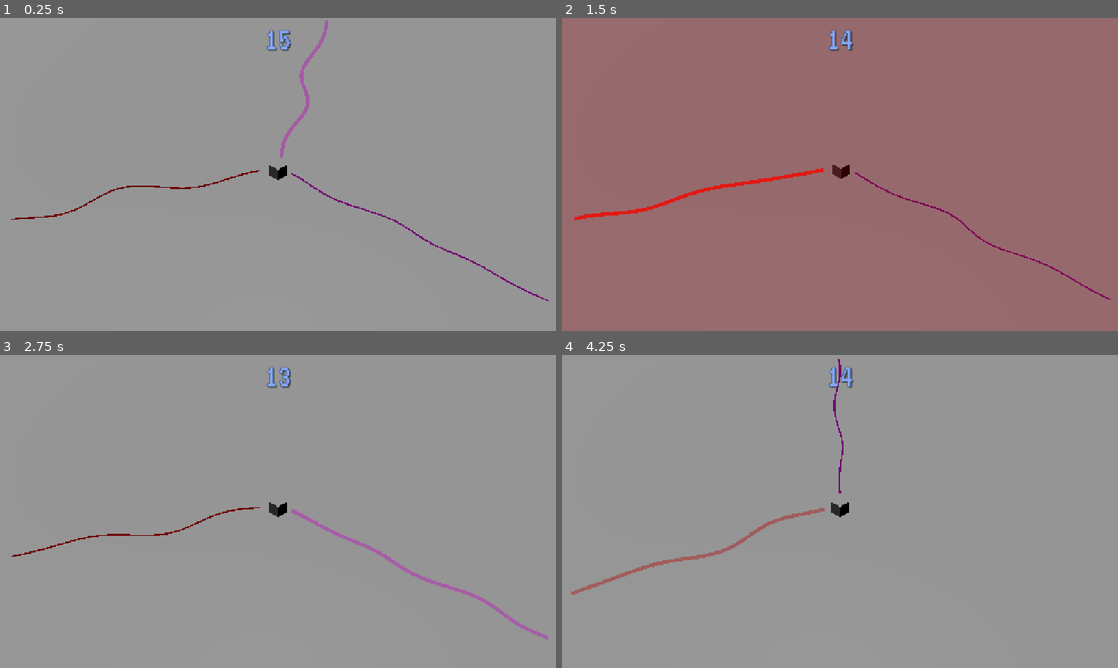
Above: before the commit, frames 1-4 (two rows, left to right).
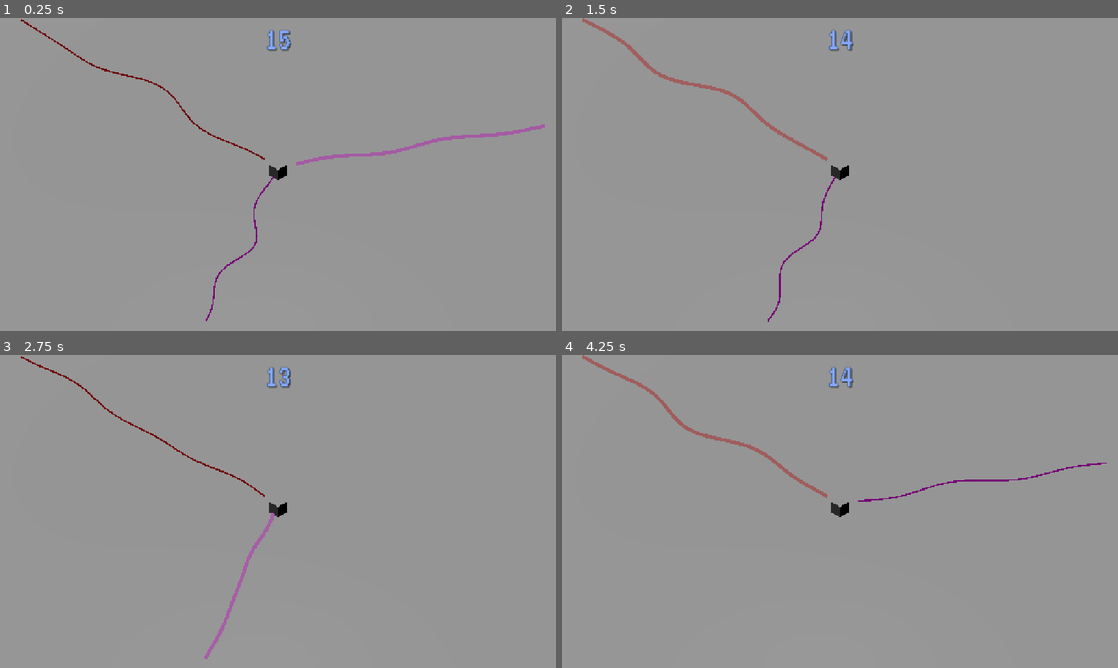
Above: after the commit, the same moments.

Repository: JeremyMarkWilcox/Tower-Defense
Game: Godot game, scene res://game/threads/test_thread/thread_test.tscn
Same seed, same stepped clock (60 frames per second), same inputs: the game is played once before the commit and once after it. This scene is started directly instead of the project's main scene. Sound files missing from this copy of the repository are replaced by a short silence.
Inputs (mouse positions are in pixels of both pictures, inside the frame that each line leads up to):
- Up to frame 1 (0.25 s): no input
- Up to frame 2 (1.5 s): tap Enter at 0.5 s; move the mouse to (962, 158) at 0.52 s; hold Right (ui_right) 0.53-1.28 s; hold Space (thread_cut) 0.53-1.28 s; click (962, 158) at 0.67 s; move the mouse to (728, 190) at 1.27 s; hold Down (ui_down) from 1.28 s (still down); tap E (thread_next) at 1.35 s; click (728, 190) at 1.42 s
- Up to frame 3 (2.75 s): move the mouse to (333, 442) at 2.02 s; release Down (ui_down) at 2.03 s; hold Right (ui_right) from 2.03 s (still down); hold Q (thread_prev) from 2.03 s (still down); click (333, 442) at 2.17 s
- Up to frame 4 (4.25 s): move the mouse to (812, 574) at 2.77 s; release Right (ui_right) at 2.78 s; release Q (thread_prev) at 2.78 s; hold Up (ui_up) 2.78-3.53 s; tap R at 2.85 s; click (812, 574) at 2.92 s; move the mouse to (1006, 558) at 3.52 s; hold Left (ui_left) from 3.53 s (still down); tap K at 3.6 s; click (1006, 558) at 3.67 s

The runs differ from the first frame. In frame 1, 1.7% of the frame differs, in the area x 2-99%, y 0-97%; in frame 2, 99%, in the area x 0-100%, y 0-100%; in frame 3, 1.4%; in frame 4, 1.5%.

Commit message:
Adding spinning threads

Diff:
--- a/game/data/enemies/unique_enemies/greater_demon.tscn
+++ b/game/data/enemies/unique_enemies/greater_demon.tscn
@@ -26,17 +26,8 @@
 transform = Transform3D(-1, 0, 8.742278e-08, 0, 1, 0, -8.742278e-08, 0, -1, 0, 0, 0)
 script = ExtResource("3_abdfr")
 
-[node name="demon" parent="FrogMesh" index="0" unique_id=1568694031]
-transform = Transform3D(1, 0, 0, 0, 0.9993324, 0, 0, 0, 1, 0, 5.2637663, 0)
-
-[node name="arms" parent="FrogMesh/demon/body/body2" parent_id_path=PackedInt32Array(281235633, 1520978104) index="1" unique_id=1007284898]
-transform = Transform3D(1, 0, 0, 0, 0.9968312, 0, 0, 0, 1, 0, -0.4538961, 0)
-
-[node name="head" parent="FrogMesh/demon/body/body2" parent_id_path=PackedInt32Array(281235633, 1520978104) index="2" unique_id=639893344]
-transform = Transform3D(1, 0, 0, 0, 1, 0, 0, 0, 1, 0, 0.13644478, 0)
-
-[node name="legs" parent="FrogMesh/demon/body" parent_id_path=PackedInt32Array(281235633, 423449298) index="1" unique_id=1550264928]
-transform = Transform3D(1, 0, 0, 0, 1.0436623, 0, 0, 0, 1, 0, -0.46020228, 0)
+[node name="AnimationPlayer" parent="FrogMesh" index="1" unique_id=1561867502]
+autoplay = &"animation"
 
 [node name="Hitbox" parent="." index="1" unique_id=1439913594]
 transform = Transform3D(1, 0, 0, 0, 1, 0, 0, 0, 1, 0, 0, -0.34316993)
--- a/game/data/threads/lulls/base_lull/lull_definition.gd
+++ b/game/data/threads/lulls/base_lull/lull_definition.gd
@@ -6,3 +6,6 @@
 @export var threads: Array[SignalThreadData] = []
 @export_range(1.0, 120.0, 0.5, "suffix:s") var duration := 15.0
 @export_range(0.0, 10.0, 0.1, "suffix:s") var cut_cooldown := 2.0
+## Degrees per second all threads rotate around the Stronghold. 0 = no spin (e.g. tutorial and boss lulls).
+## Negative spins the other way.
+@export_range(-90.0, 90.0, 1.0, "suffix:°/s") var spin_speed := 0.0
--- a/game/data/threads/lulls/lull_waves/wave_four.tres
+++ b/game/data/threads/lulls/lull_waves/wave_four.tres
@@ -8,5 +8,5 @@
 [resource]
 script = ExtResource("1_pqqrg")
 threads = Array[ExtResource("2_yjlte")]([ExtResource("3_2aj01"), ExtResource("3_2aj01"), ExtResource("4_yxjnl")])
-duration = 30.0
+duration = 20.0
 metadata/_custom_type_script = "uid://dtlm87vw6n02f"
--- a/game/data/threads/lulls/lull_waves/wave_three.tres
+++ b/game/data/threads/lulls/lull_waves/wave_three.tres
@@ -11,5 +11,5 @@
 [resource]
 script = ExtResource("1_imwin")
 threads = Array[ExtResource("2_7cju1")]([ExtResource("3_fm3ci"), ExtResource("4_yxm5r"), ExtResource("5_oa5wq"), ExtResource("6_6fmjm"), ExtResource("7_6og7x"), ExtResource("7_6og7x")])
-duration = 30.0
+spin_speed = 20.0
 metadata/_custom_type_script = "uid://dtlm87vw6n02f"
--- a/game/data/threads/lulls/lull_waves/wave_two.tres
+++ b/game/data/threads/lulls/lull_waves/wave_two.tres
@@ -11,4 +11,5 @@
 script = ExtResource("1_4dwjm")
 threads = Array[ExtResource("2_gkk86")]([ExtResource("3_sj65h"), ExtResource("4_w6d3p"), ExtResource("5_00ugq"), ExtResource("6_1hhtr")])
 duration = 12.0
+spin_speed = 12.0
 metadata/_custom_type_script = "uid://dtlm87vw6n02f"
--- a/game/data/threads/unique_threads/demons/greater_demon.tres
+++ b/game/data/threads/unique_threads/demons/greater_demon.tres
@@ -8,4 +8,6 @@
 enemy = ExtResource("1_b6pul")
 count = 1
 can_cut = false
+use_screen_angle = true
+screen_angle = -45.0
 metadata/_custom_type_script = "uid://dv1yo7v82leod"
--- a/game/data/towers/towers/towerdata.gd
+++ b/game/data/towers/towers/towerdata.gd
@@ -1,65 +1,83 @@
 class_name TowerData
 extends Resource
+## Stats and assets for every tower. Every socket builds a Cannon; the Cannon upgrades
+## into Fire or Ice level 1, which upgrades once more to level 2.
+## costData[type][level] is the price of reaching that tower (building or upgrading into it).
 
+const CANNON := 0
+const FIRE := 1
+const ICE := 2
+
+@export_group("Models")
 @export var basiclvl_1: PackedScene
 @export var firelvl_1: PackedScene
+@export var firelvl_2: PackedScene
 @export var icelvl_1: PackedScene
+@export var icelvl_2: PackedScene
 
+@export_group("Hit Effects")
 @export var standard_hit: PackedScene
 @export var fire_hit: PackedScene
 @export var ice_hit: PackedScene
 
+@export_group("Bullets")
 @export var cannon_bullet: PackedScene
 @export var fire_bullet: PackedScene
 @export var ice_bullet: PackedScene
 
+@export_group("Shot Effects")
 @export var standard_shoot: PackedScene
 
-
-var costData : Array[Array] = [
-	[10,20,30],
-	[20,40,80],
-	[20,40,80]
+# One row per type; one entry per level on that path.
+var costData: Array[Array] = [
+	[10],      # Cannon: build
+	[20, 40],  # Fire: Cannon -> Fire 1, Fire 1 -> Fire 2
+	[20, 40],  # Ice:  Cannon -> Ice 1,  Ice 1 -> Ice 2
 ]
 
-var damageData : Array[Array] = [
-	[4,8,12],
-	[2,4,6],
-	[8,16,32]
+var damageData: Array[Array] = [
+	[4],
+	[2, 4],
+	[8, 16],
 ]
 
-var fireRateData : Array[Array] = [
-	[.8,.7,.6],
-	[.6,.5,.4],
-	[1,1.2,1.4]
+## Seconds between shots (lower = faster).
+var fireRateData: Array[Array] = [
+	[0.8],
+	[0.6, 0.5],
+	[1.0, 1.2],
 ]
 
-var bulletSpeedData : Array[Array] = [
-	[20,40,60],
-	[20,40,60],
-	[20,40,60]
+var bulletSpeedData: Array[Array] = [
+	[20],
+	[20, 40],
+	[20, 40],
 ]
 
-# Use a function instead of a variable array so it evaluates live
+
+## The highest level index on a type's path (Cannon 0, Fire/Ice 1).
+func max_level(type: int) -> int:
+	return costData[type].size() - 1
+
+
 func get_mesh(type: int, level: int) -> PackedScene:
-	var matching_array := [
-		[basiclvl_1, basiclvl_1, basiclvl_1],
-		[firelvl_1, firelvl_1, firelvl_1],
-		[icelvl_1, icelvl_1, icelvl_1]
+	var meshes := [
+		[basiclvl_1],
+		[firelvl_1, firelvl_2],
+		[icelvl_1, icelvl_2],
 	]
-	return matching_array[type][level]
+	# Until a level 2 model exists, fall back to level 1 so the game still runs.
+	var mesh: PackedScene = meshes[type][level]
+	return mesh if mesh else meshes[type][0]
 
-func get_hit_particle(type: int, level: int) -> PackedScene:
-	var matching_array := [
-		[standard_hit, standard_hit, standard_hit],
-		[fire_hit, fire_hit, fire_hit],
-		[ice_hit, ice_hit, ice_hit]
-	]
-	return matching_array[type][level]
+
+func get_hit_particle(type: int, _level: int) -> PackedScene:
+	return [standard_hit, fire_hit, ice_hit][type]
+
 
 func get_shot_particle(_type: int, _level: int) -> PackedScene:
 	return standard_shoot  # one shared muzzle flash for now
 
 
 func get_bullet_mesh(type: int, _level: int) -> PackedScene:
-	return [cannon_bullet, fire_bullet, ice_bullet][type]  # same look at every level for now
+	return [cannon_bullet, fire_bullet, ice_bullet][type]
--- a/game/managers/hint_manager.gd
+++ b/game/managers/hint_manager.gd
@@ -20,6 +20,9 @@
 	if _has_boss(lull):
 		_show_once.call_deferred(&"boss", "Something is coming",
 				"Its thread [b]can't be cut[/b].\nClear the others while you can.")
+	elif lull.spin_speed != 0.0 and _seen.has(&"threads"):
+		_show_once.call_deferred(&"spin", "Turning Threads",
+				"In some levels threads circle the Stronghold.\nWhen a thread is cut an enemy group appears [b]where its thread points.[/b] So like before you want to spread the groups out, but also try to cut when the thread faces your towers.\n\n[b]Double Duty Time![/b]" )
 	else:
 		_show_once.call_deferred(&"threads", "Signal Threads",
 				"Each thread holds enemies in the dark.\n[b]Click[/b] one to release its group now.\nWhen the timer runs out, [b]every uncut thread swarms at once.[/b]")
--- a/game/managers/thread_manager.gd
+++ b/game/managers/thread_manager.gd
@@ -93,11 +93,21 @@
 		return
 	_cooldown_left = maxf(_cooldown_left - delta, 0.0)
 	_time_left = maxf(_time_left - delta, 0.0)
+	if _lull.spin_speed != 0.0:
+		_spin_threads(delta)
 	var urgency := 1.0 - _time_left / _lull.duration
 	for thread in _threads:
 		thread.set_urgency(urgency)
 	if _time_left <= 0.0:
 		_swarm()
+
+func _spin_threads(delta: float) -> void:
+	var turn := deg_to_rad(_lull.spin_speed) * delta
+	for thread in _threads:
+		var dir := thread.direction.rotated(Vector3.UP, turn)
+		thread.direction = dir
+		thread.global_position = center.global_position + dir * _wall_distance(dir)  # stays on the Stronghold's wall
+		thread.basis = Basis.looking_at(dir, Vector3.UP)
 
 
 func _unhandled_input(event: InputEvent) -> void:
@@ -158,11 +168,24 @@
 	thread.global_position = center.global_position + direction * wall
 	var edge_distance := ScreenEdge.distance(camera, center.global_position, direction, thread_length)
 	var length := edge_distance - edge_margin - wall
+	if _lull.spin_speed != 0.0:
+		length = _spin_safe_length()  # one length that fits at every angle
 	var color := data.enemy.thread_color if data.enemy else default_color
 	thread.setup(data, direction, maxf(length, 1.0), color)
 	thread.hovered.connect(_on_thread_hovered)
 	thread.clicked.connect(_on_thread_clicked)
 	_threads.append(thread)
+
+
+	## For spinning lulls: a thread length that stays on screen at any angle.
+## Uses the nearest screen edge and the farthest point of the Stronghold's wall.
+func _spin_safe_length() -> float:
+	var nearest_edge := INF
+	for degrees: float in [0.0, 90.0, 180.0, 270.0]:
+		var dir := _screen_to_world(degrees)
+		nearest_edge = minf(nearest_edge, ScreenEdge.distance(camera, center.global_position, dir, thread_length))
+	var farthest_wall := stronghold_half_size.length() if stronghold_half_size != Vector2.ZERO else start_offset
+	return maxf(nearest_edge - edge_margin - farthest_wall, 1.0)
 
 
 func _select(index: int) -> void:
--- a/game/ui/tower_ui/tower_build_panel.tscn
+++ b/game/ui/tower_ui/tower_build_panel.tscn
@@ -19,7 +19,7 @@
 theme = ExtResource("1_mn7y1")
 script = ExtResource("2_t5nre")
 title_label = NodePath("MarginContainer/VBoxContainer/Title")
-build_buttons = [NodePath("MarginContainer/VBoxContainer/CannonOption/BuildButton"), NodePath("MarginContainer/VBoxContainer/FireOption/BuildButton"), NodePath("MarginContainer/VBoxContainer/IceOption/BuildButton")]
+build_buttons = [NodePath("MarginContainer/VBoxContainer/CannonOption/BuildButton")]
 close_button = NodePath("MarginContainer/VBoxContainer/CloseButton")
 
 [node name="MarginContainer" type="MarginContainer" parent="." unique_id=1788028315]
@@ -90,94 +90,6 @@
 size_flags_horizontal = 4
 text = "Build - 10"
 
-[node name="FireOption" type="VBoxContainer" parent="MarginContainer/VBoxContainer" unique_id=1354466747]
-layout_mode = 2
-
-[node name="Info" type="HBoxContainer" parent="MarginContainer/VBoxContainer/FireOption" unique_id=1978205083]
-custom_minimum_size = Vector2(300, 0)
-layout_mode = 2
-size_flags_horizontal = 4
-size_flags_vertical = 4
-
-[node name="Portrait" type="TextureRect" parent="MarginContainer/VBoxContainer/FireOption/Info" unique_id=1707931874]
-custom_minimum_size = Vector2(64, 64)
-layout_mode = 2
-size_flags_horizontal = 6
-size_flags_vertical = 4
-mouse_filter = 2
-expand_mode = 1
-stretch_mode = 5
-
-[node name="Details" type="VBoxContainer" parent="MarginContainer/VBoxContainer/FireOption/Info" unique_id=1406766057]
-custom_minimum_size = Vector2(350, 0)
-layout_mode = 2
-size_flags_horizontal = 6
-size_flags_vertical = 4
-
-[node name="Name" type="Label" parent="MarginContainer/VBoxContainer/FireOption/Info/Details" unique_id=2001098063]
-layout_mode = 2
-theme_type_variation = &"HeaderLabel"
-text = "Fire"
-horizontal_alignment = 1
-
-[node name="Description" type="Label" parent="MarginContainer/VBoxContainer/FireOption/Info/Details" unique_id=1751721640]
-custom_maximum_size = Vector2(750, 750)
-layout_mode = 2
-text = "Apply burning damage to targets."
-horizontal_alignment = 1
-vertical_alignment = 1
-autowrap_mode = 3
-
-[node name="BuildButton" type="Button" parent="MarginContainer/VBoxContainer/FireOption" unique_id=264372664]
-custom_minimum_size = Vector2(0, 48)
-layout_mode = 2
-size_flags_horizontal = 4
-text = "Build - 10"
-
-[node name="IceOption" type="VBoxContainer" parent="MarginContainer/VBoxContainer" unique_id=807791012]
-layout_mode = 2
-
-[node name="Info" type="HBoxContainer" parent="MarginContainer/VBoxContainer/IceOption" unique_id=1238918010]
-custom_minimum_size = Vector2(300, 0)
-layout_mode = 2
-size_flags_horizontal = 4
-size_flags_vertical = 4
-
-[node name="Portrait" type="TextureRect" parent="MarginContainer/VBoxContainer/IceOption/Info" unique_id=819983239]
-custom_minimum_size = Vector2(64, 64)
-layout_mode = 2
-size_flags_horizontal = 6
-size_flags_vertical = 4
-mouse_filter = 2
-expand_mode = 1
-stretch_mode = 5
-
-[node name="Details" type="VBoxContainer" parent="MarginContainer/VBoxContainer/IceOption/Info" unique_id=1634777589]
-custom_minimum_size = Vector2(350, 0)
-layout_mode = 2
-size_flags_horizontal = 6
-size_flags_vertical = 4
-
-[node name="Name" type="Label" parent="MarginContainer/VBoxContainer/IceOption/Info/Details" unique_id=403680]
-layout_mode = 2
-theme_type_variation = &"HeaderLabel"
-text = "Ice"
-horizontal_alignment = 1
-
-[node name="Description" type="Label" parent="MarginContainer/VBoxContainer/IceOption/Info/Details" unique_id=1412353680]
-custom_maximum_size = Vector2(750, 750)
-layout_mode = 2
-text = "Slows down targets."
-horizontal_alignment = 1
-vertical_alignment = 1
-autowrap_mode = 3
-
-[node name="BuildButton" type="Button" parent="MarginContainer/VBoxContainer/IceOption" unique_id=1337352755]
-custom_minimum_size = Vector2(0, 48)
-layout_mode = 2
-size_flags_horizontal = 4
-text = "Build - 10"
-
 [node name="CloseButton" type="Button" parent="MarginContainer/VBoxContainer" unique_id=1987900665]
 layout_mode = 2
 size_flags_horizontal = 4
--- a/game/ui/tower_ui/tower_upgrade_panel.gd
+++ b/game/ui/tower_ui/tower_upgrade_panel.gd
@@ -1,16 +1,23 @@
 class_name TowerUpgradePanel
 extends TowerPanel
-## Shown for a socket with a tower: its level, damage now and next, and an Upgrade button.
+## Shown for a socket with a tower.
+## Cannon: choose the Fire or Ice path. Fire/Ice level 1: upgrade to level 2. Level 2: max.
 
 @export var title_label: Label
 @export var stats_label: Label
+## Fire/Ice level 1 -> level 2.
 @export var upgrade_button: Button
+## Shown only on a Cannon: the two path choices.
+@export var fire_button: Button
+@export var ice_button: Button
 @export var tower_names: Array[String] = ["Cannon", "Fire", "Ice"]
 
 
 func _ready() -> void:
 	super()
 	upgrade_button.pressed.connect(_on_upgrade_pressed)
+	fire_button.pressed.connect(_on_path_pressed.bind(TowerData.FIRE))
+	ice_button.pressed.connect(_on_path_pressed.bind(TowerData.ICE))
 
 
 func _refresh() -> void:
@@ -19,10 +26,21 @@
 	var data := stronghold.towerdata
 	var type := socket.tower_type
 	var level := socket.tower_level
-	var max_level: int = data.costData[type].size() - 1
+	var is_cannon := type == TowerData.CANNON
+
+	fire_button.visible = is_cannon
+	ice_button.visible = is_cannon
+	upgrade_button.visible = not is_cannon
+
+	if is_cannon:
+		title_label.text = tower_names[type]
+		stats_label.text = "Damage %d\nChoose a path:" % data.damageData[type][level]
+		_show_path_button(fire_button, TowerData.FIRE)
+		_show_path_button(ice_button, TowerData.ICE)
+		return
+
 	title_label.text = "%s - Level %d" % [tower_names[type], level + 1]
-
-	if level >= max_level:
+	if level >= data.max_level(type):
 		stats_label.text = "Damage %d" % data.damageData[type][level]
 		upgrade_button.text = "Max Level"
 		upgrade_button.disabled = true
@@ -34,11 +52,29 @@
 	upgrade_button.disabled = not gold_manager.can_afford(cost)
 
 
+func _show_path_button(button: Button, type: int) -> void:
+	var cost: int = stronghold.towerdata.costData[type][0]
+	button.text = "%s - %d" % [tower_names[type], cost]
+	button.disabled = not gold_manager.can_afford(cost)
+
+
+## Cannon -> Fire 1 or Ice 1.
+func _on_path_pressed(type: int) -> void:
+	if socket == null or socket.tower_type != TowerData.CANNON:
+		return
+	if gold_manager.try_spend(stronghold.towerdata.costData[type][0]):
+		stronghold.build_tower(socket, type, 0)
+		_refresh()  # stay open, now showing that path's upgrade
+
+
+## Fire/Ice level 1 -> level 2.
 func _on_upgrade_pressed() -> void:
-	if socket == null or socket.is_empty():
+	if socket == null or socket.is_empty() or socket.tower_type == TowerData.CANNON:
 		return
 	var type := socket.tower_type
 	var next := socket.tower_level + 1
+	if next > stronghold.towerdata.max_level(type):
+		return
 	if gold_manager.try_spend(stronghold.towerdata.costData[type][next]):
 		stronghold.build_tower(socket, type, next)
-		_refresh()  # stay open to show the new level
+		_refresh()
--- a/game/ui/tower_ui/tower_upgrade_panel.tscn
+++ b/game/ui/tower_ui/tower_upgrade_panel.tscn
@@ -3,7 +3,7 @@
 [ext_resource type="Theme" uid="uid://docepy01vs1ci" path="res://assets/theme/tower-defense_theme.tres" id="1_ptrbw"]
 [ext_resource type="Script" uid="uid://cj1j6fufnthmy" path="res://game/ui/tower_ui/tower_upgrade_panel.gd" id="2_ptrbw"]
 
-[node name="TowerBuildPanel" type="PanelContainer" unique_id=501736015 node_paths=PackedStringArray("title_label", "stats_label", "upgrade_button", "close_button")]
+[node name="TowerUpgradePanel" type="PanelContainer" unique_id=501736015 node_paths=PackedStringArray("title_label", "stats_label", "upgrade_button", "fire_button", "ice_button", "close_button")]
 custom_minimum_size = Vector2(350, 0)
 anchors_preset = 6
 anchor_left = 1.0
@@ -21,6 +21,8 @@
 title_label = NodePath("MarginContainer/VBoxContainer/Title")
 stats_label = NodePath("MarginContainer/VBoxContainer/Stats")
 upgrade_button = NodePath("MarginContainer/VBoxContainer/UpgradeButton")
+fire_button = NodePath("MarginContainer/VBoxContainer/PathRow/FireButton")
+ice_button = NodePath("MarginContainer/VBoxContainer/PathRow/IceButton")
 close_button = NodePath("MarginContainer/VBoxContainer/CloseButton")
 
 [node name="MarginContainer" type="MarginContainer" parent="." unique_id=1788028315]
@@ -45,6 +47,17 @@
 [node name="Spacer2" type="Label" parent="MarginContainer/VBoxContainer" unique_id=1201733396]
 layout_mode = 2
 
+[node name="PathRow" type="HBoxContainer" parent="MarginContainer/VBoxContainer" unique_id=202720800]
+layout_mode = 2
+
+[node name="FireButton" type="Button" parent="MarginContainer/VBoxContainer/PathRow" unique_id=2049773488]
+layout_mode = 2
+size_flags_horizontal = 3
+
+[node name="IceButton" type="Button" parent="MarginContainer/VBoxContainer/PathRow" unique_id=452861030]
+layout_mode = 2
+size_flags_horizontal = 3
+
 [node name="UpgradeButton" type="Button" parent="MarginContainer/VBoxContainer" unique_id=1088909369]
 layout_mode = 2
 size_flags_horizontal = 4
Not shown, removed: game/ui/tower_ui/tower_upgrade_panel.tscn11210192077.tmp
Not shown, removed: game/ui/tower_ui/tower_upgrade_panel.tscn11222682020.tmp
Not shown, removed: game/ui/tower_ui/tower_upgrade_panel.tscn11233307061.tmp
